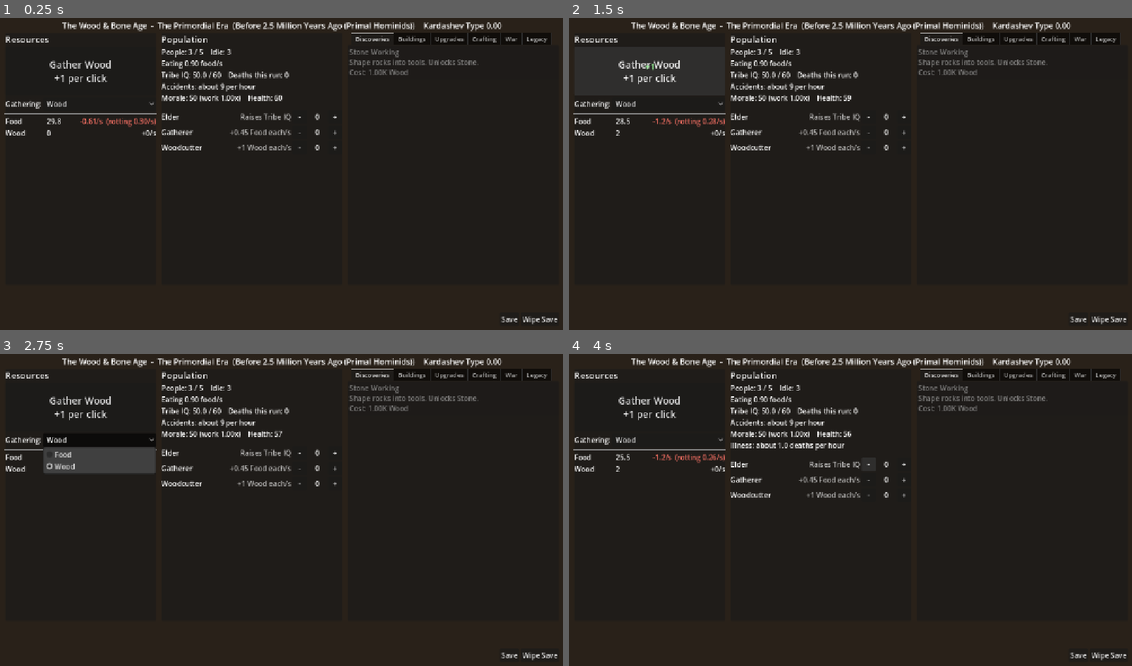
Above: before the commit, frames 1-4 (two rows, left to right).
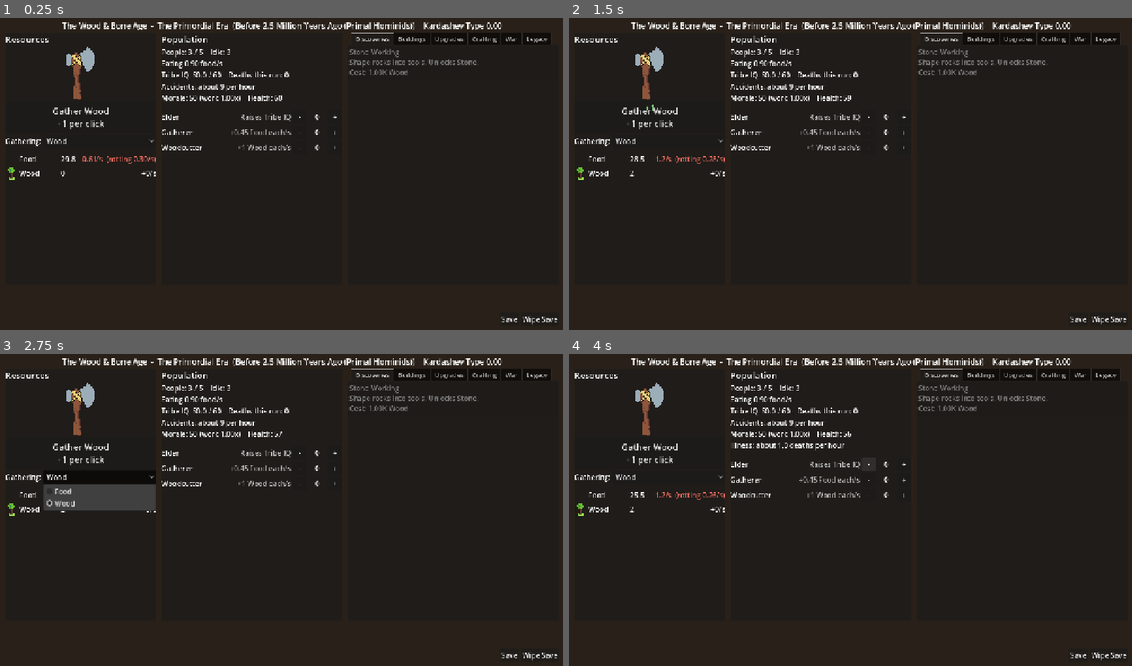
Above: after the commit, the same moments.

Repository: ahaan6118-rgb/Civilisation-game-
Game: Godot game, scene res://scenes/main.tscn
Same seed, same stepped clock (60 frames per second), same inputs: the game is played once before the commit and once after it.
Inputs (mouse positions are in pixels of both pictures, inside the frame that each line leads up to):
- Up to frame 1 (0.25 s): no input
- Up to frame 2 (1.5 s): click "Gather Wood +1 per click" at 0.5 s; click (647, 74) at 1.27 s
- Up to frame 3 (2.75 s): click "Wood" at 2 s
- Up to frame 4 (4 s): click "-" at 2.75 s; click "-" at 3.5 s

The runs differ from the first frame. In frame 1, 4.0% of the frame differs, in the area x 0-99%, y 1-99%; in frame 2, 4.0%; in frame 3, 6.7%; in frame 4, 4.0%.

Commit message:
Add the first sprites: resource icons and the axe click button
Converted the uploaded Aseprite files to PNG and named them after their
resources; the tree is the Wood icon and the axe is the click button. Sources
live in art_source/. Pixel art now draws sharp, transparent borders are
trimmed so sprites fill their slots, and the click art is a large button.

Co-Authored-By: Claude Opus 5.5 <noreply@anthropic.com>
Claude-Session: https://claude.ai/code/session_01TmQHqwTXtJ5VLJobpCnf4k

Diff:
--- a/project.godot
+++ b/project.godot
@@ -22,4 +22,6 @@
 
 [rendering]
 
+textures/canvas_textures/default_texture_filter=0
+
 textures/vram_compression/import_etc2_astc=true
--- a/scripts/ui/main.gd
+++ b/scripts/ui/main.gd
@@ -2,7 +2,7 @@
 
 const REFRESH_INTERVAL := 0.2
 const MAX_LOG_LINES := 5
-const ICON_SIZE := Vector2(24, 24)
+const ICON_SIZE := Vector2(28, 28)
 const BAD_COLOR := Color(1.0, 0.45, 0.4)
 const GOOD_COLOR := Color(0.6, 1.0, 0.6)
 
@@ -22,6 +22,7 @@
 var _prestige_buttons: Dictionary = {}
 var _confirm_rebirth: ConfirmationDialog
 var _click_button: Button
+var _click_art: TextureButton
 var _click_choice: OptionButton
 var _click_ids: Array = []
 var _era_label: Label
@@ -151,15 +152,18 @@
 	var area := VBoxContainer.new()
 	panel_box.add_child(area)
 	panel_box.move_child(area, 1)
-	_click_button = Button.new()
-	_click_button.custom_minimum_size = Vector2(0, 110)
-	_click_button.add_theme_font_size_override("font_size", 22)
 	var art := Assets.texture("Click")
 	if art:
-		_click_button.icon = art
-		_click_button.expand_icon = true
-		_click_button.icon_alignment = HORIZONTAL_ALIGNMENT_CENTER
-		_click_button.vertical_icon_alignment = VERTICAL_ALIGNMENT_TOP
+		_click_art = TextureButton.new()
+		_click_art.texture_normal = art
+		_click_art.ignore_texture_size = true
+		_click_art.stretch_mode = TextureButton.STRETCH_KEEP_ASPECT_CENTERED
+		_click_art.custom_minimum_size = Vector2(0, 120)
+		_click_art.pressed.connect(_on_big_click)
+		area.add_child(_click_art)
+	_click_button = Button.new()
+	_click_button.custom_minimum_size = Vector2(0, 70 if art else 110)
+	_click_button.add_theme_font_size_override("font_size", 20)
 	_click_button.pressed.connect(_on_big_click)
 	area.add_child(_click_button)
 	var row := HBoxContainer.new()
@@ -196,6 +200,11 @@
 	tween.tween_property(pop, "position:y", pop.position.y - 50, 0.7)
 	tween.tween_property(pop, "modulate:a", 0.0, 0.7)
 	tween.chain().tween_callback(pop.queue_free)
+	if _click_art:
+		_click_art.pivot_offset = _click_art.size / 2.0
+		var squish := _click_art.create_tween()
+		squish.tween_property(_click_art, "scale", Vector2(0.9, 0.9), 0.05)
+		squish.tween_property(_click_art, "scale", Vector2.ONE, 0.1)
 	_refresh()
 
 
@@ -287,8 +296,10 @@
 			continue
 		var row := HBoxContainer.new()
 		var icon := _icon(r["name"])
-		if icon:
-			row.add_child(icon)
+		if icon == null:
+			icon = TextureRect.new()
+			icon.custom_minimum_size = ICON_SIZE
+		row.add_child(icon)
 		var name_label := Label.new()
 		name_label.text = r["name"]
 		name_label.custom_minimum_size.x = 90
--- a/scripts/util/assets.gd
+++ b/scripts/util/assets.gd
@@ -5,6 +5,19 @@
 const EXTENSIONS := ["png", "webp", "jpg", "jpeg", "svg"]
 
 static var _cache: Dictionary = {}
+
+
+# Crops away fully transparent borders so small sprites on big canvases fill their slot.
+static func _trimmed(tex: Texture2D) -> Texture2D:
+	var img := tex.get_image()
+	if img == null:
+		return tex
+	if img.is_compressed():
+		img.decompress()
+	var used := img.get_used_rect()
+	if used.size == Vector2i.ZERO or used.size == img.get_size():
+		return tex
+	return ImageTexture.create_from_image(img.get_region(used))
 
 
 # Looks up art by its literal name, e.g. "Stone House" finds Stone House.png, stone_house.png or stone house.png.
@@ -17,7 +30,7 @@
 		for ext in EXTENSIONS:
 			var path := "%s%s.%s" % [FOLDER, n, ext]
 			if ResourceLoader.exists(path):
-				tex = load(path)
+				tex = _trimmed(load(path))
 				break
 		if tex:
 			break
Renamed: Civilisation game/Antimatter.aseprite -> art_source/Antimatter.aseprite
Renamed: Civilisation game/Bronze.aseprite -> art_source/Bronze.aseprite
Renamed: Civilisation game/Clay.aseprite -> art_source/Clay.aseprite
Renamed: Civilisation game/Clicker Button.aseprite -> art_source/Clicker Button.aseprite
Renamed: Civilisation game/Dark matter.aseprite -> art_source/Dark matter.aseprite
Renamed: Civilisation game/Iron.aseprite -> art_source/Iron.aseprite
Renamed: Civilisation game/Oil.aseprite -> art_source/Oil.aseprite
Renamed: Civilisation game/Tree for civilisation game.png -> art_source/Tree for civilisation game.png
Not shown, added: art_source/Tree for civilisation game.png.import
Binary file added: assets/Antimatter.png
Not shown, added: assets/Antimatter.png.import
Binary file added: assets/Bronze.png
(and 14 more such lines)
